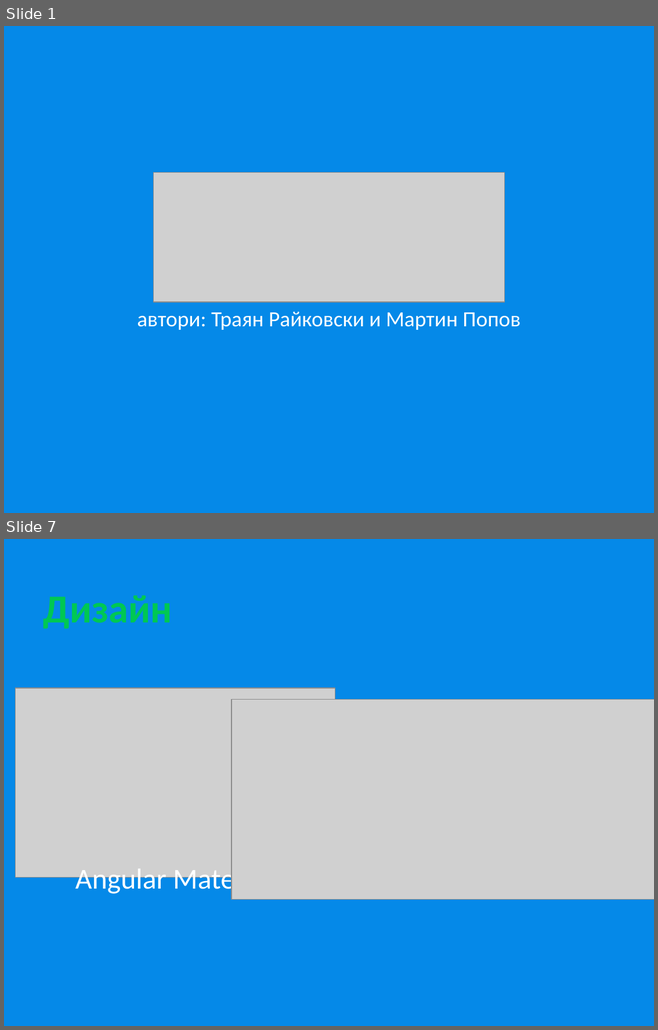
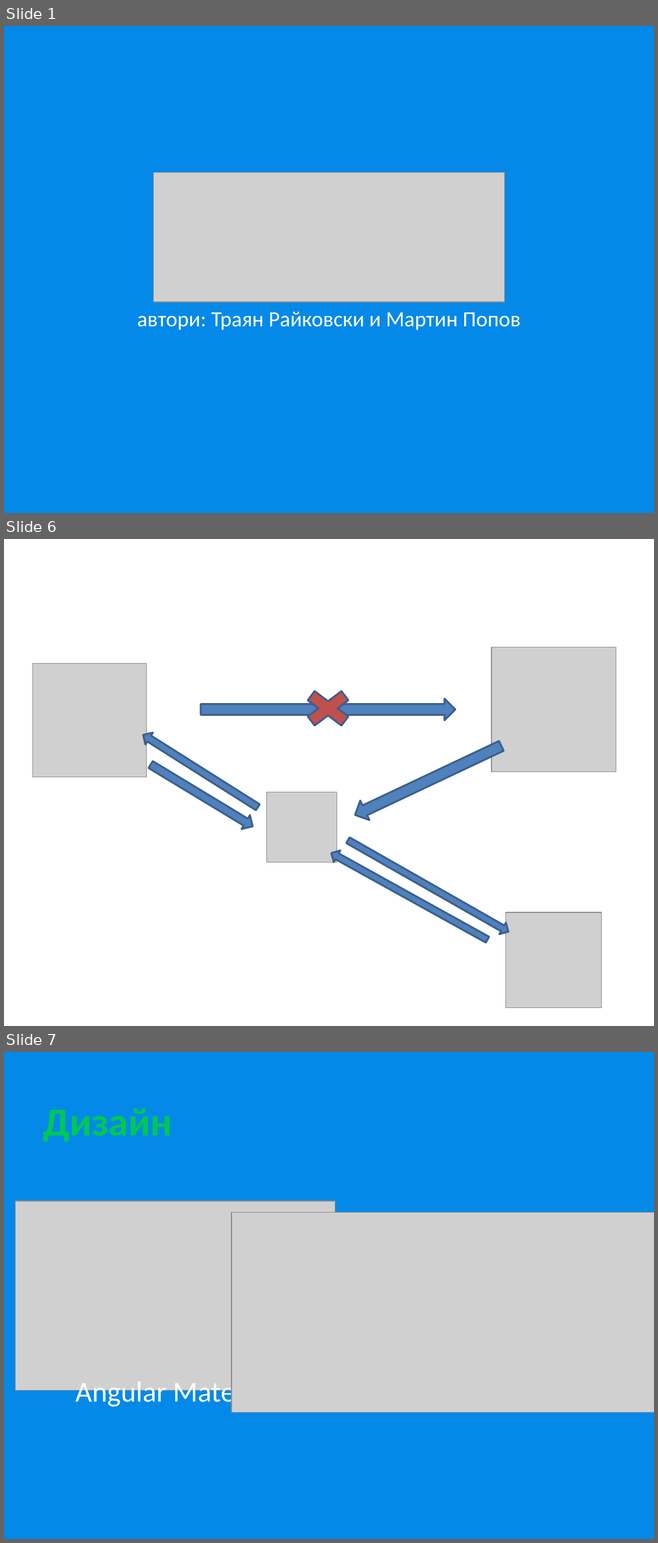
Before and after one commit to kachamaka/plannerix-frontend, a slide deck: 40.pptx. Shown one above the other, each under a label of ours: slides 1 and 7 before the commit, slides 1, 6 and 7 after it; the slides between them are not shown. The pictures are 658x1030 and 658x1543 pixels, drawn with LibreOffice and Linux fonts; fonts in the diff are those of the drawing; grey boxes stand for pictures; background and template pictures are left out. Boxes give left, top, right and bottom in pixels: in the first picture for what was removed or moved away, otherwise in the second. Text is boxed around its words. In the diff, an @@ line names an element or a change of style, - is before the commit and + after.

```diff
--- a/40.pptx
+++ b/40.pptx
@@ slide 6 added at box(4, 539, 654, 1026), background #FFFFFF @@
@@ picture added at box(491, 647, 616, 772) @@
@@ picture added at box(32, 664, 146, 777) @@
@@ cross added at box(296, 684, 361, 733), fill #C0504D, outline #3A5F8C 2 pt @@
@@ right arrow added at box(201, 699, 455, 720), fill #4F81BD, outline #3A5F8C 2 pt @@
@@ right arrow added at box(139, 729, 262, 813), fill #4F81BD, outline #3A5F8C 2 pt @@
@@ right arrow added at box(350, 736, 506, 824), fill #4F81BD, outline #3A5F8C 2 pt @@
@@ right arrow added at box(146, 757, 257, 833), fill #4F81BD, outline #3A5F8C 2 pt @@
@@ picture added at box(266, 792, 336, 863) @@
@@ left arrow added at box(328, 848, 491, 946), fill #4F81BD, outline #3A5F8C 2 pt @@
@@ right arrow added at box(344, 835, 511, 937), fill #4F81BD, outline #3A5F8C 2 pt @@
@@ picture added at box(506, 913, 601, 1008) @@
```
Also in this commit, not shown: 4 slides changed, 1 other slide added, 2 slides removed.
